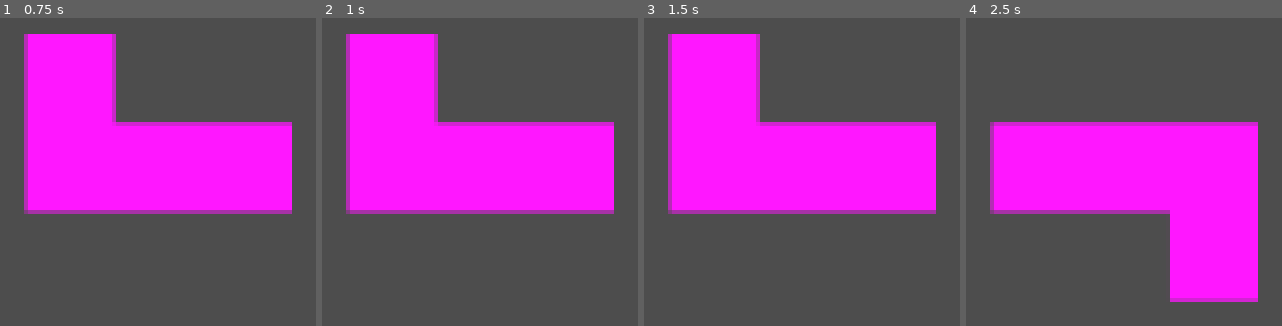
Above: before the commit, frames 1-4 (left to right).
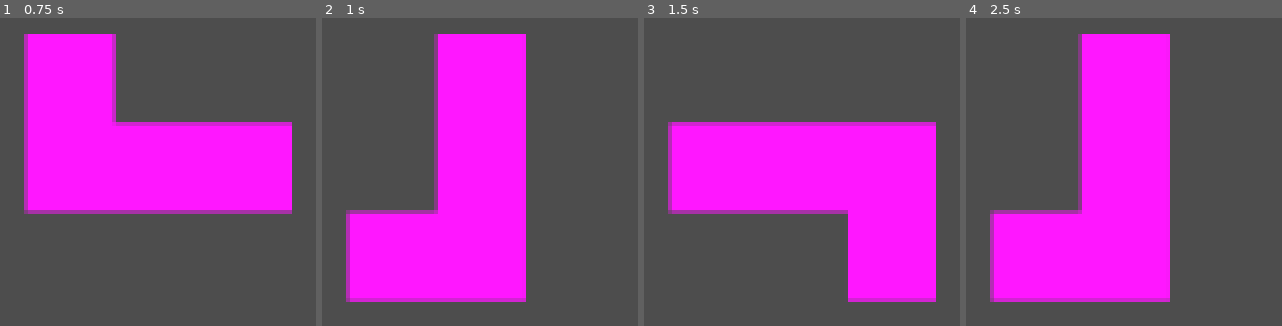
Above: after the commit, the same moments.

Repository: seedot11/DanTetris
Game: Godot game, scene res://scenes/board.tscn
The game is run twice, just before and just after one commit, with the same random seed, the same clock (stepped at 60 frames per second) and the same inputs.
Inputs:
- Up to frame 1 (0.75 s): tap Enter at 0.5 s; tap Ctrl (rotate) at 0.6 s
- Up to frame 2 (1 s): tap Shift (rotate_anticlockwise, bound only after the commit) at 0.8 s
- Up to frame 3 (1.5 s): tap Space at 1.25 s; tap Shift (rotate_anticlockwise, bound only after the commit) at 1.35 s
- Up to frame 4 (2.5 s): tap Ctrl (rotate) at 1.55, 2.1 s; tap Enter at 2 s; tap Shift (rotate_anticlockwise, bound only after the commit) at 2.3 s

Frame 1 is identical in both runs. In frame 2, 50% of the frame differs, in the area x 7-93%, y 5-93%; in frame 3, 17%; in frame 4, 50%.

Commit message:
Added function for rotating anticlockwise

Diff:
--- a/src/project.godot
+++ b/src/project.godot
@@ -22,6 +22,11 @@
 "events": [Object(InputEventKey,"resource_local_to_scene":false,"resource_name":"","device":0,"window_id":0,"alt_presse …(194 unchanged characters)…
 ]
 }
+rotate_anticlockwise={
+"deadzone": 0.2,
+"events": [Object(InputEventKey,"resource_local_to_scene":false,"resource_name":"","device":0,"window_id":0,"alt_pressed":false,"shift_pressed":false,"ctrl_pressed":false,"meta_pressed":false,"pressed":false,"keycode":0,"physical_keycode":4194325,"key_label":0,"unicode":0,"location":0,"echo":false,"script":null)
+]
+}
 
 [rendering]
 
--- a/src/scripts/tetronimo.gd
+++ b/src/scripts/tetronimo.gd
@@ -15,6 +15,8 @@
 func _physics_process(delta: float) -> void:
 	if Input.is_action_just_pressed("rotate"):
 		rotate_mask()
+	if Input.is_action_just_pressed("rotate_anticlockwise"):
+		rotate_mask_anticlockwise()
 	draw_tetronimo()
 
 func draw_tetronimo() -> void:
@@ -65,3 +67,17 @@
 			new_shape[j][size - i - 1] = shape_mask[i][j]
 
 	shape_mask = new_shape
+
+func rotate_mask_anticlockwise() -> void:
+	var size = shape_mask.size()
+	var new_shape : Array[Array] = []
+	for r in size:
+		new_shape.append([])
+		for c in size:
+			new_shape[r].append(0)
+
+	for i in size:
+		for j in size:
+			new_shape[size - j - 1][i] = shape_mask[i][j]
+
+	shape_mask = new_shape
